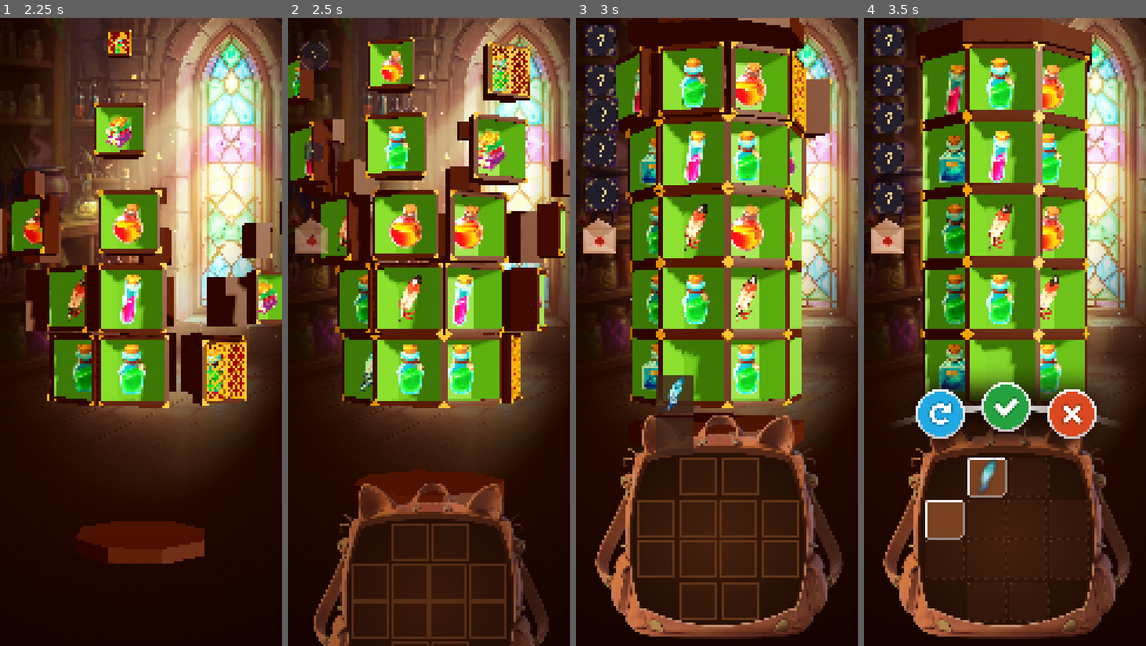
Above: before the commit, frames 1-4 (left to right).
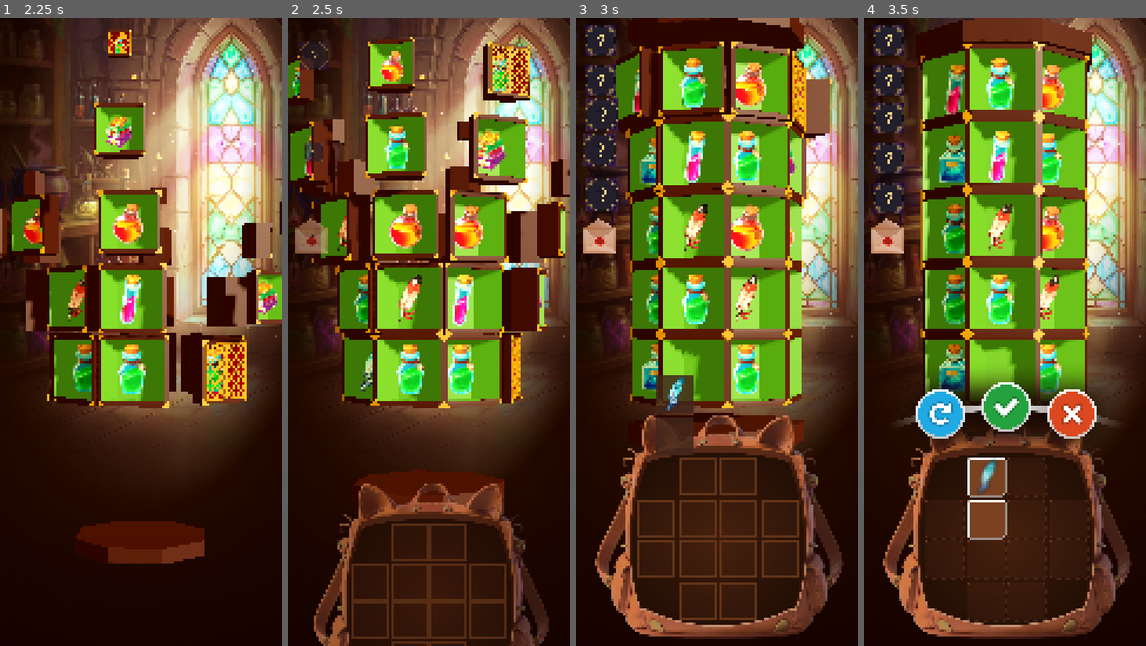
Above: after the commit, the same moments.

Repository: paulkonstantinopolsky-stack/Godot_Vibe_Game
Game: Godot game, scene res://Scenes/Main_Scene.tscn
The game is run twice, just before and just after one commit, with the same random seed, the same clock (stepped at 60 frames per second) and the same inputs.
Inputs (mouse positions are in pixels of both pictures, inside the frame that each line leads up to):
- Up to frame 1 (2.25 s): click "НАЧАТЬ" at 0.5 s; click "ГОТОВ" at 1.25 s; move the mouse to (203, 300) at 2.02 s; click (203, 300) at 2.17 s
- Up to frame 2 (2.5 s): no input
- Up to frame 3 (3 s): drag from (660, 363) to (702, 457) at 2.77 s
- Up to frame 4 (3.5 s): no input

Frame 1 is identical in both runs. In frame 2, 0.2% of the frame differs, in the area x 50-65%, y 80-100%; in frame 3, 0.4%; in frame 4, 1.9%, in the area x 21-66%, y 70-97%.

Commit message:
Corrected puzzle and backpack grid

Diff:
--- a/Scenes/BackpackWidget.tscn
+++ b/Scenes/BackpackWidget.tscn
@@ -51,68 +51,62 @@
 grow_horizontal = 2
 grow_vertical = 2
 
-[node name="VBoxContainer" type="VBoxContainer" parent="BackpackBG/CenterContainer" unique_id=1610159311]
+[node name="GridContainer" type="GridContainer" parent="BackpackBG/CenterContainer" unique_id=945329427]
 layout_mode = 2
-theme_override_constants/separation = 10
+theme_override_constants/h_separation = 10
+theme_override_constants/v_separation = 10
+columns = 4
 
-[node name="HBoxContainer" type="HBoxContainer" parent="BackpackBG/CenterContainer/VBoxContainer" unique_id=1884719301]
-layout_mode = 2
-size_flags_horizontal = 4
-size_flags_vertical = 4
-theme_override_constants/separation = 10
-
-[node name="BackpackCell2" parent="BackpackBG/CenterContainer/VBoxContainer/HBoxContainer" unique_id=140121735 instance=ExtResource("2_3njb5")]
+[node name="Spacer" type="Control" parent="BackpackBG/CenterContainer/GridContainer" unique_id=382276868]
+custom_minimum_size = Vector2(148, 148)
 layout_mode = 2
 
-[node name="BackpackCell" parent="BackpackBG/CenterContainer/VBoxContainer/HBoxContainer" unique_id=955417434 instance=ExtResource("2_3njb5")]
+[node name="BackpackCell" parent="BackpackBG/CenterContainer/GridContainer" unique_id=955417434 instance=ExtResource("2_3njb5")]
 layout_mode = 2
 
-[node name="HBoxContainer2" type="HBoxContainer" parent="BackpackBG/CenterContainer/VBoxContainer" unique_id=602973852]
-layout_mode = 2
-size_flags_horizontal = 4
-size_flags_vertical = 4
-theme_override_constants/separation = 10
-
-[node name="BackpackCell" parent="BackpackBG/CenterContainer/VBoxContainer/HBoxContainer2" unique_id=2140514864 instance=ExtResource("2_3njb5")]
+[node name="BackpackCell2" parent="BackpackBG/CenterContainer/GridContainer" unique_id=15411300 instance=ExtResource("2_3njb5")]
 layout_mode = 2
 
-[node name="BackpackCell2" parent="BackpackBG/CenterContainer/VBoxContainer/HBoxContainer2" unique_id=2106384564 instance=ExtResource("2_3njb5")]
+[node name="Spacer4" type="Control" parent="BackpackBG/CenterContainer/GridContainer" unique_id=505766567]
+custom_minimum_size = Vector2(148, 148)
 layout_mode = 2
 
-[node name="BackpackCell3" parent="BackpackBG/CenterContainer/VBoxContainer/HBoxContainer2" unique_id=1838040490 instance=ExtResource("2_3njb5")]
+[node name="BackpackCell3" parent="BackpackBG/CenterContainer/GridContainer" unique_id=289022460 instance=ExtResource("2_3njb5")]
 layout_mode = 2
 
-[node name="BackpackCell4" parent="BackpackBG/CenterContainer/VBoxContainer/HBoxContainer2" unique_id=963954796 instance=ExtResource("2_3njb5")]
+[node name="BackpackCell4" parent="BackpackBG/CenterContainer/GridContainer" unique_id=410017599 instance=ExtResource("2_3njb5")]
 layout_mode = 2
 
-[node name="HBoxContainer3" type="HBoxContainer" parent="BackpackBG/CenterContainer/VBoxContainer" unique_id=2088287356]
-layout_mode = 2
-size_flags_horizontal = 4
-size_flags_vertical = 4
-theme_override_constants/separation = 10
-
-[node name="BackpackCell5" parent="BackpackBG/CenterContainer/VBoxContainer/HBoxContainer3" unique_id=1482716053 instance=ExtResource("2_3njb5")]
+[node name="BackpackCell5" parent="BackpackBG/CenterContainer/GridContainer" unique_id=437353252 instance=ExtResource("2_3njb5")]
 layout_mode = 2
 
-[node name="BackpackCell6" parent="BackpackBG/CenterContainer/VBoxContainer/HBoxContainer3" unique_id=1106105166 instance=ExtResource("2_3njb5")]
+[node name="BackpackCell6" parent="BackpackBG/CenterContainer/GridContainer" unique_id=261237578 instance=ExtResource("2_3njb5")]
 layout_mode = 2
 
-[node name="BackpackCell8" parent="BackpackBG/CenterContainer/VBoxContainer/HBoxContainer3" unique_id=2137269672 instance=ExtResource("2_3njb5")]
+[node name="BackpackCell7" parent="BackpackBG/CenterContainer/GridContainer" unique_id=121010799 instance=ExtResource("2_3njb5")]
 layout_mode = 2
 
-[node name="BackpackCell7" parent="BackpackBG/CenterContainer/VBoxContainer/HBoxContainer3" unique_id=1803344148 instance=ExtResource("2_3njb5")]
+[node name="BackpackCell9" parent="BackpackBG/CenterContainer/GridContainer" unique_id=1874350343 instance=ExtResource("2_3njb5")]
 layout_mode = 2
 
-[node name="HBoxContainer4" type="HBoxContainer" parent="BackpackBG/CenterContainer/VBoxContainer" unique_id=1416796403]
-layout_mode = 2
-size_flags_horizontal = 4
-size_flags_vertical = 4
-theme_override_constants/separation = 10
-
-[node name="BackpackCell8" parent="BackpackBG/CenterContainer/VBoxContainer/HBoxContainer4" unique_id=1393953959 instance=ExtResource("2_3njb5")]
+[node name="BackpackCell10" parent="BackpackBG/CenterContainer/GridContainer" unique_id=368939158 instance=ExtResource("2_3njb5")]
 layout_mode = 2
 
-[node name="BackpackCell9" parent="BackpackBG/CenterContainer/VBoxContainer/HBoxContainer4" unique_id=184461799 instance=ExtResource("2_3njb5")]
+[node name="BackpackCell11" parent="BackpackBG/CenterContainer/GridContainer" unique_id=1430154729 instance=ExtResource("2_3njb5")]
+layout_mode = 2
+
+[node name="Spacer3" type="Control" parent="BackpackBG/CenterContainer/GridContainer" unique_id=778004621]
+custom_minimum_size = Vector2(148, 148)
+layout_mode = 2
+
+[node name="BackpackCell12" parent="BackpackBG/CenterContainer/GridContainer" unique_id=1130671156 instance=ExtResource("2_3njb5")]
+layout_mode = 2
+
+[node name="BackpackCell13" parent="BackpackBG/CenterContainer/GridContainer" unique_id=881883525 instance=ExtResource("2_3njb5")]
+layout_mode = 2
+
+[node name="Spacer2" type="Control" parent="BackpackBG/CenterContainer/GridContainer" unique_id=39990060]
+custom_minimum_size = Vector2(148, 148)
 layout_mode = 2
 
 [node name="EditMenu" type="TextureRect" parent="." unique_id=1822209926]
--- a/Scenes/backpack_widget.gd
+++ b/Scenes/backpack_widget.gd
@@ -1,7 +1,8 @@
 extends Control
 
+# Обрати внимание, теперь мы ищем GridContainer!
 @onready var backpack_bg = $BackpackBG
-@onready var grid = $BackpackBG/CenterContainer/VBoxContainer
+@onready var grid = $BackpackBG/CenterContainer/GridContainer
 @onready var edit_menu = get_node_or_null("EditMenu")
 
 var hide_pos_offset = 600
@@ -39,12 +40,19 @@
 	for c in drag_preview_container.get_children():
 		c.queue_free()
 
-	if grid.get_child_count() == 0: return
-	var sample_cell = grid.get_child(0).get_child(0)
+	var sample_cell = null
+	for c in grid.get_children():
+		if c.has_node("ItemIcon"):
+			sample_cell = c
+			break
+	if not sample_cell: return
+
 	var c_size = sample_cell.size
-	var spacing = Vector2(10, 10) # Учитываем зазоры между ячейками для превью!
-
-	# Рисуем клеточки паззла
+	# Читаем реальные отступы сетки, чтобы превью 1 в 1 совпадало с рюкзаком
+	var h_sep = grid.get_theme_constant("h_separation")
+	var v_sep = grid.get_theme_constant("v_separation")
+	var spacing = Vector2(h_sep if h_sep > 0 else 0, v_sep if v_sep > 0 else 0)
+
 	for offset in shape:
 		var cell_bg = ColorRect.new()
 		cell_bg.color = Color(0.25, 0.15, 0.1, 0.85)
@@ -58,7 +66,6 @@
 		cell_bg.add_child(outline)
 		drag_preview_container.add_child(cell_bg)
 
-	# Иконка предмета
 	var icon = TextureRect.new()
 	icon.texture = load(ItemManager.items_db[item_id]["texture"])
 	icon.expand_mode = TextureRect.EXPAND_IGNORE_SIZE
@@ -73,9 +80,10 @@
 	drag_preview_container.show()
 
 func update_external_drag_preview(mouse_pos: Vector2):
-	if grid.get_child_count() > 0:
-		var c_size = grid.get_child(0).get_child(0).size
-		drag_preview_container.global_position = mouse_pos - (c_size / 2.0)
+	for c in grid.get_children():
+		if c.has_node("ItemIcon"):
+			drag_preview_container.global_position = mouse_pos - (c.size / 2.0)
+			break
 
 func hide_external_drag_preview():
 	drag_preview_container.hide()
@@ -94,27 +102,23 @@
 					var target_root = clicked_cell.get_meta("root_cell")
 					var target_shape = target_root.get_meta("current_shape")
 
-					# 1. ТАЩИМ ТЕКУЩИЙ ПРЕДМЕТ
 					if occupant_id == active_item_id and ItemManager.is_edit_mode:
 						is_dragging_internal = true
 						_hide_icons_for_shape(active_cell, active_shape)
 						build_drag_preview(active_item_id, active_shape)
 						update_external_drag_preview(mouse_pos)
 						drag_preview_container.show()
-						# Меню НЕ прячем!
 						get_viewport().set_input_as_handled()
 
-					# 2. ВЫБИРАЕМ ДРУГОЙ ПРЕДМЕТ
 					else:
-						_set_all_borders(0) # Очищаем старые рамки
+						# ПЕРЕХВАТ: Если кликнули на другой предмет, меню НЕ закрываем, просто переносим рамку!
+						_set_all_borders(0)
 						_start_edit_mode(target_root, occupant_id, null, target_shape)
 						get_viewport().set_input_as_handled()
 				else:
-					# 3. КЛИК В ПУСТОТУ (Закрываем)
 					if ItemManager.is_edit_mode and edit_menu and not edit_menu.get_global_rect().has_point(mouse_pos):
 						_close_edit_mode()
 
-		# ОТПУСКАЕМ МЫШКУ (Бросаем предмет)
 		else:
 			if is_dragging_internal:
 				is_dragging_internal = false
@@ -141,7 +145,7 @@
 		update_external_drag_preview(mouse_pos)
 		get_viewport().set_input_as_handled()
 
-# --- ЛОГИКА ТЕТРИСА ---
+# --- ЛОГИКА ТЕТРИСА (GRID CONTAINER) ---
 func try_add_item(item_id: int, mouse_pos: Vector2, drag_node: Node3D = null) -> bool:
 	var item_data = ItemManager.items_db.get(item_id)
 	if not item_data: return false
@@ -163,6 +167,7 @@
 	for offset in shape:
 		var target_coords = root_coords + Vector2i(offset.x, offset.y)
 		var cell = _get_cell_by_coords(target_coords)
+		# Если вышли за край или попали в пустую зону (затычку)
 		if cell == null: return false
 		var occupant_id = cell.get_meta("occupied_by_id", -1)
 		if occupant_id != -1 and not (ignore_active and occupant_id == active_item_id):
@@ -181,8 +186,9 @@
 	var root_coords = _get_cell_coords(root_cell)
 	for offset in shape:
 		var cell = _get_cell_by_coords(root_coords + Vector2i(offset.x, offset.y))
-		cell.set_meta("occupied_by_id", item_id)
-		cell.set_meta("root_cell", root_cell)
+		if cell:
+			cell.set_meta("occupied_by_id", item_id)
+			cell.set_meta("root_cell", root_cell)
 
 func _clear_item_from_grid(root_cell: Control, shape: Array):
 	var root_coords = _get_cell_coords(root_cell)
@@ -235,7 +241,6 @@
 	active_shape = shape if shape.size() > 0 else ItemManager.items_db[item_id]["shape"]
 	ItemManager.is_edit_mode = true
 
-	# Если меню уже было открыто, не проигрываем анимацию появления
 	if edit_menu and not was_edit_mode:
 		edit_menu.modulate.a = 1.0
 		edit_menu.show()
@@ -258,8 +263,8 @@
 
 # --- УПРАВЛЕНИЕ РАМКАМИ ---
 func _set_all_borders(state_id: int):
-	for row in grid.get_children():
-		for cell in row.get_children():
+	for cell in grid.get_children():
+		if cell.has_node("ItemIcon"):
 			_set_single_border(cell, state_id)
 
 func _set_single_border(cell: Control, state_id: int):
@@ -275,26 +280,35 @@
 		var cell = _get_cell_by_coords(rc + Vector2i(offset.x, offset.y))
 		if cell: _set_single_border(cell, 2)
 
-# --- ВСПОМОГАТЕЛЬНЫЕ ---
+# --- НОВАЯ МАТЕМАТИКА КООРДИНАТ ДЛЯ GRID CONTAINER ---
 func _get_cell_coords(cell: Control) -> Vector2i:
-	return Vector2i(cell.get_index(), cell.get_parent().get_index())
+	var idx = cell.get_index()
+	return Vector2i(idx % grid.columns, idx / grid.columns)
 
 func _get_cell_by_coords(coords: Vector2i) -> Control:
-	if coords.y < 0 or coords.y >= grid.get_child_count(): return null
-	var row = grid.get_child(coords.y)
-	if coords.x < 0 or coords.x >= row.get_child_count(): return null
-	return row.get_child(coords.x)
+	if coords.x < 0 or coords.x >= grid.columns: return null
+
+	var max_y = ceil(float(grid.get_child_count()) / grid.columns)
+	if coords.y < 0 or coords.y >= max_y: return null
+
+	var idx = coords.y * grid.columns + coords.x
+	if idx < 0 or idx >= grid.get_child_count(): return null
+
+	var cell = grid.get_child(idx)
+	# Защита: если это пустой Control (затычка), считаем, что ячейки нет
+	if not cell.has_node("ItemIcon"): return null
+	return cell
 
 func _get_cell_at_pos(pos: Vector2) -> Control:
-	for row in grid.get_children():
-		for cell in row.get_children():
-			if cell.get_global_rect().has_point(pos): return cell
+	for cell in grid.get_children():
+		if cell.has_node("ItemIcon") and cell.get_global_rect().has_point(pos):
+			return cell
 	return null
 
 func _find_first_free_slot(shape: Array) -> Control:
-	for row in grid.get_children():
-		for cell in row.get_children():
-			if _can_place_shape(cell, shape): return cell
+	for cell in grid.get_children():
+		if cell.has_node("ItemIcon") and _can_place_shape(cell, shape):
+			return cell
 	return null
 
 func _hide_icons_for_shape(root: Control, _shape: Array):
--- a/item_data.gd
+++ b/item_data.gd
@@ -1,10 +1,9 @@
 extends Resource
 class_name ItemData
 
-# Выпадающий список с готовыми и протестированными формами
 enum ShapeType {
 	SINGLE,      # 1 клетка
-	DOUBLE_V,    # 2 клетки (вертикально)
+	DOUBLE_V,    # 2 клетки вертикально
 	CORNER_L,    # 3 клетки (уголок)
 	SQUARE,      # 4 клетки (квадрат)
 	ZIGZAG       # 4 клетки (зигзаг)
@@ -14,17 +13,14 @@
 @export var texture: Texture2D
 @export var shape_type: ShapeType = ShapeType.SINGLE
 
-# Эта функция генерирует 100% правильные координаты без диагоналей
+# Скрываем старый массив, чтобы не сломать кэш Godot, но убираем его с глаз долой
+var shape: Array[Vector2] = []
+
 func get_shape() -> Array:
 	match shape_type:
-		ShapeType.SINGLE:
-			return [Vector2(0, 0)]
-		ShapeType.DOUBLE_V:
-			return [Vector2(0, 0), Vector2(0, 1)]
-		ShapeType.CORNER_L:
-			return [Vector2(0, 0), Vector2(0, 1), Vector2(1, 1)]
-		ShapeType.SQUARE:
-			return [Vector2(0, 0), Vector2(1, 0), Vector2(0, 1), Vector2(1, 1)]
-		ShapeType.ZIGZAG:
-			return [Vector2(0, 0), Vector2(1, 0), Vector2(1, 1), Vector2(2, 1)]
+		ShapeType.SINGLE: return [Vector2(0, 0)]
+		ShapeType.DOUBLE_V: return [Vector2(0, 0), Vector2(0, 1)]
+		ShapeType.CORNER_L: return [Vector2(0, 0), Vector2(0, 1), Vector2(1, 1)]
+		ShapeType.SQUARE: return [Vector2(0, 0), Vector2(1, 0), Vector2(0, 1), Vector2(1, 1)]
+		ShapeType.ZIGZAG: return [Vector2(0, 0), Vector2(1, 0), Vector2(1, 1), Vector2(2, 1)]
 	return [Vector2(0, 0)]
